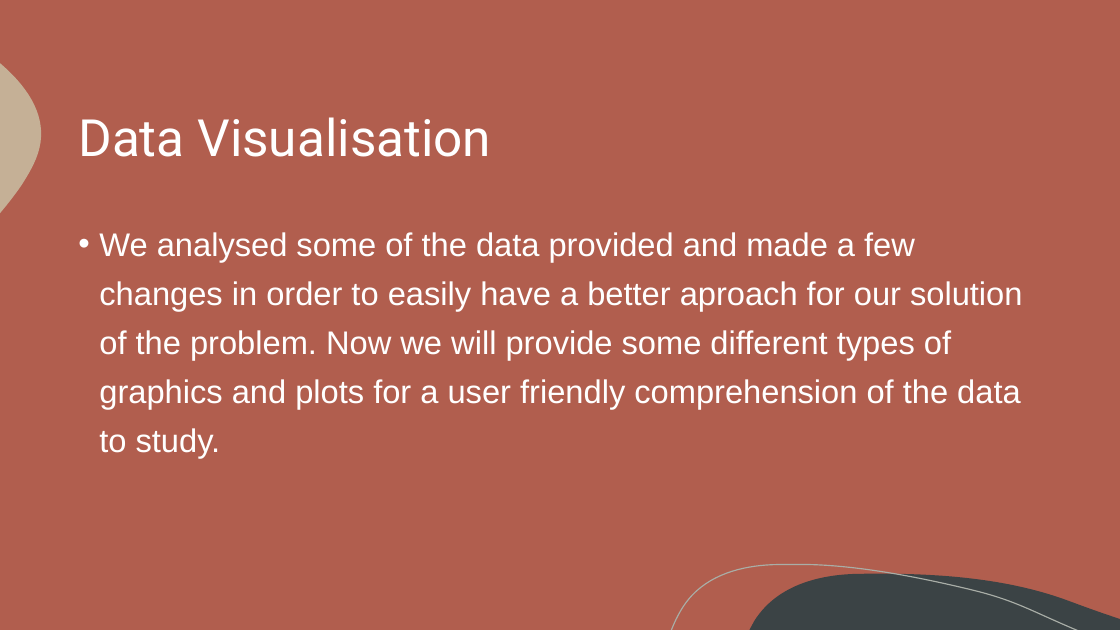
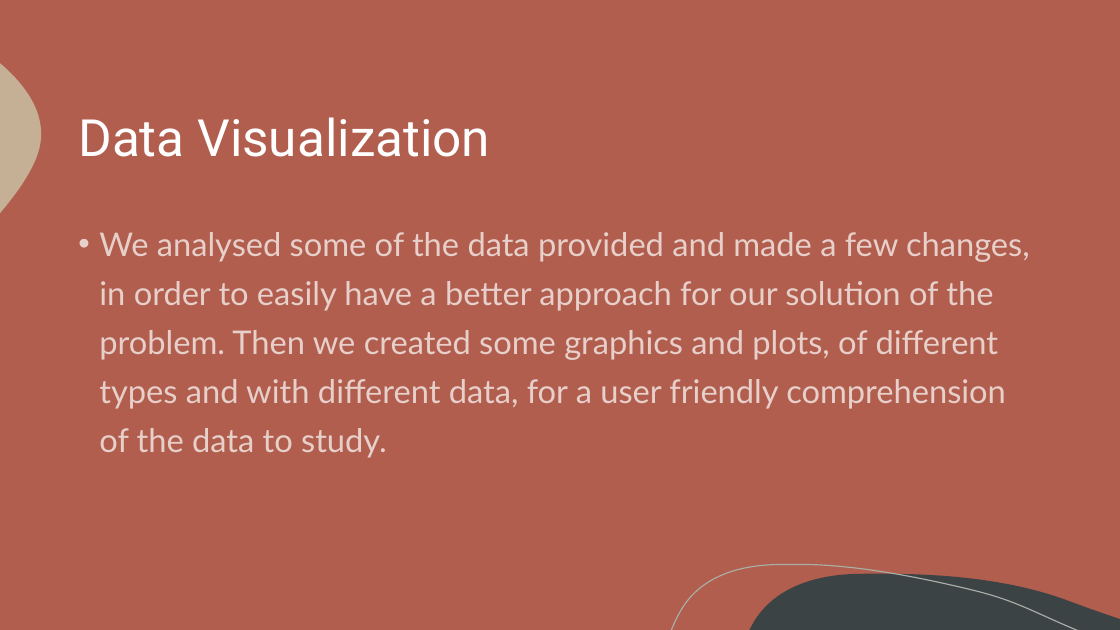
Before and after one commit to itsdomsantos/IART-2022, a slide deck: slide 6 of proj2/iart_proj2_final.pptx (slide 10 before the commit). Drawn at 1120x630 pixels with LibreOffice and Linux fonts; fonts in the diff are those of the drawing. Boxes give left, top, right and bottom in pixels: in the first picture for what was removed or moved away, otherwise in the second. Text is boxed around its words. In the diff, an @@ line names an element or a change of style, - is before the commit and + after.

```diff
--- a/proj2/iart_proj2_final.pptx
+++ b/proj2/iart_proj2_final.pptx
@@ title at [78,117,490,157]: text changed @@
-Data Visualisation
+Data Visualization
@@ text at [99,232,1030,458]: text changed; font Arial to Lato; text colour #FFFFFF to #FFFFFF at 70% opacity @@
-• We analysed some of the data provided and made a few changes in order to easily have a better aproach for our solution of the problem. Now we will provide some different types of graphics and plots for a user friendly comprehension of the data to study.
+• We analysed some of the data provided and made a few changes, in order to easily have a better approach for our solution of the problem. Then we created some graphics and plots, of different types and with different data, for a user friendly comprehension of the data to study.
```
Also in this commit, not shown: 2 other slides changed, 1 slide added, 5 slides removed, 5 other files.
